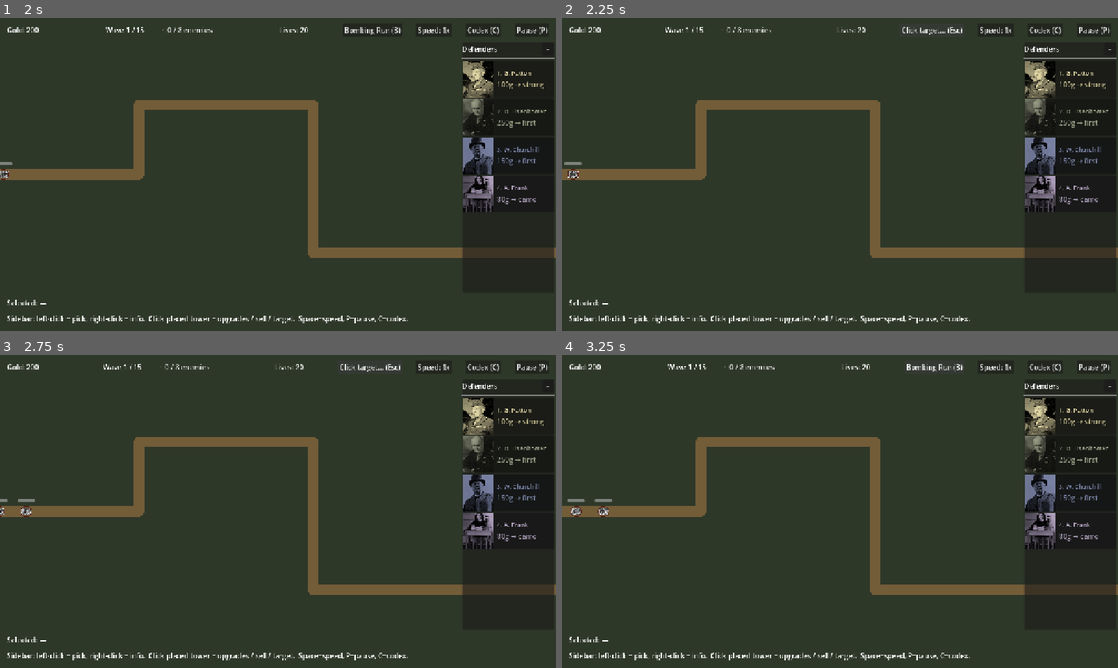
Above: before the commit, frames 1-4 (two rows, left to right).
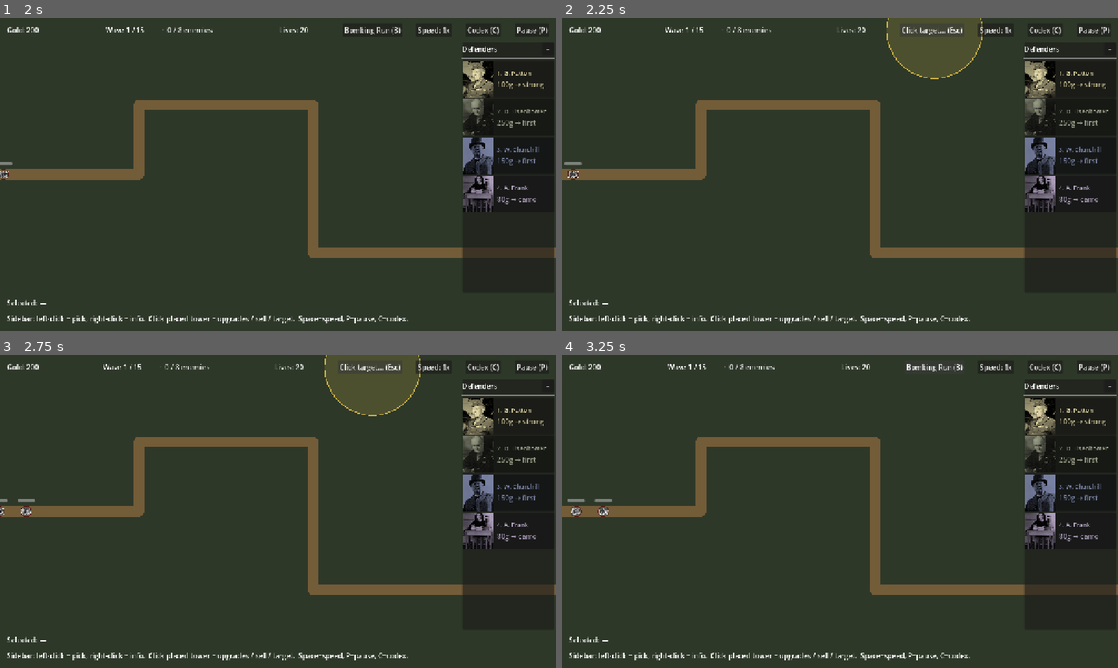
Above: after the commit, the same moments.

Repository: Josh-Buck/wwii-td
Game: Godot game, scene res://scenes/main/Main.tscn
Two runs of this game, one before a commit and one after it. Both use one fixed random seed, a clock stepped at 60 frames per second and the inputs below.
Inputs:
- Up to frame 1 (2 s): click "Start Run" at 0.5 s; click "Start Wave 1 ▶" at 1.25 s
- Up to frame 2 (2.25 s): click "Bombing Run (B)" at 2 s
- Up to frame 3 (2.75 s): no input
- Up to frame 4 (3.25 s): click "Click target… (Esc)" at 2.75 s

Frame 1 is identical in both runs. In frame 2, 2.3% of the frame differs, in the area x 58-76%, y 0-20%; in frame 3, 2.3%; in frame 4, nothing differs.

Commit message:
polish: bombing-run targeting preview shows blast circle at cursor

Diff:
--- a/scripts/systems/BombingRun.gd
+++ b/scripts/systems/BombingRun.gd
@@ -72,6 +72,8 @@
 			_apply_damage()
 			strike_complete.emit()
 			queue_redraw()
+	if _targeting:
+		queue_redraw()
 
 func _apply_damage() -> void:
 	var r2: float = RADIUS * RADIUS
@@ -83,6 +85,12 @@
 				e.take_damage(DAMAGE, true)  # pierces armor
 
 func _draw() -> void:
+	if _targeting and not _telegraph_active:
+		var mouse_pos: Vector2 = get_global_mouse_position()
+		draw_circle(mouse_pos, RADIUS, Color(1.0, 0.85, 0.3, 0.15))
+		draw_arc(mouse_pos, RADIUS, 0, TAU, 64, Color(1.0, 0.85, 0.3, 0.75), 2.0)
+		draw_line(mouse_pos - Vector2(6, 0), mouse_pos + Vector2(6, 0), Color(1.0, 0.85, 0.3, 0.9), 2.0)
+		draw_line(mouse_pos - Vector2(0, 6), mouse_pos + Vector2(0, 6), Color(1.0, 0.85, 0.3, 0.9), 2.0)
 	if _telegraph_active:
 		var t: float = clamp(_telegraph_left / TELEGRAPH_TIME, 0.0, 1.0)
 		var color := Color(1.0, 0.4, 0.3, 0.45 - 0.20 * t)
